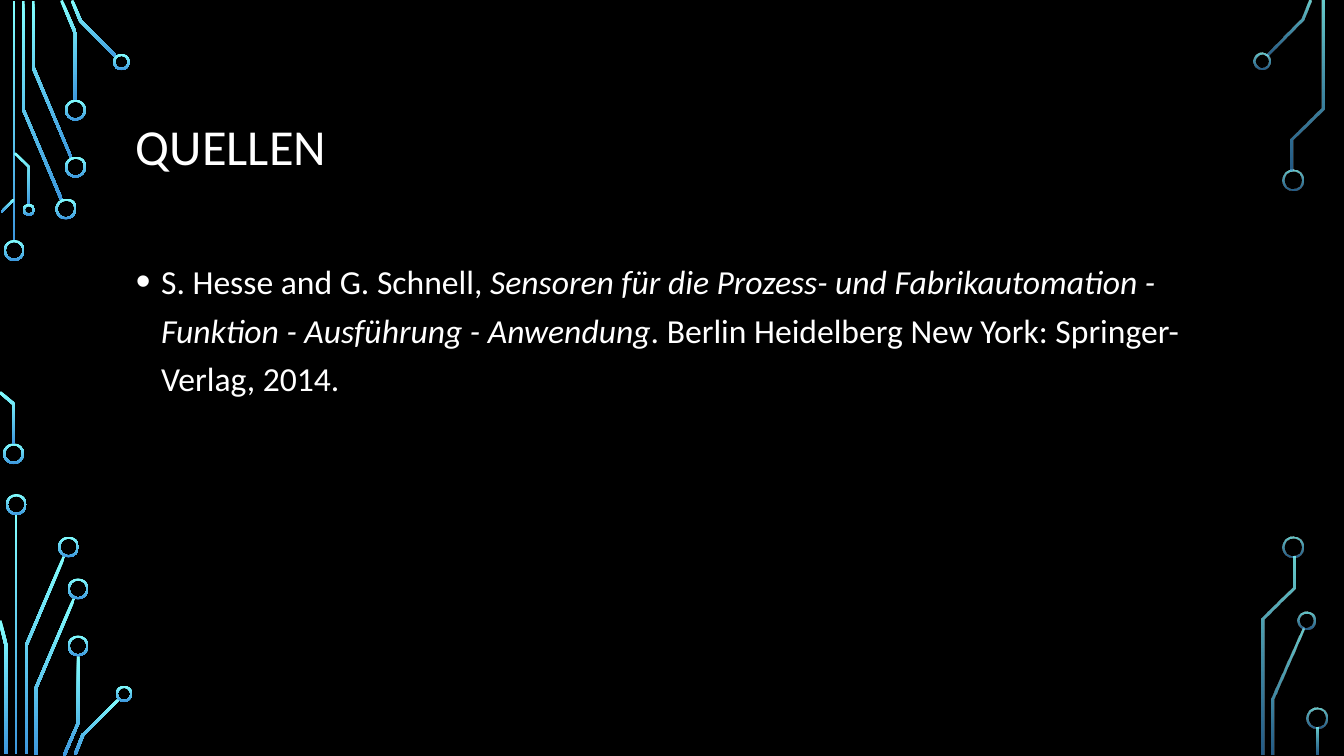
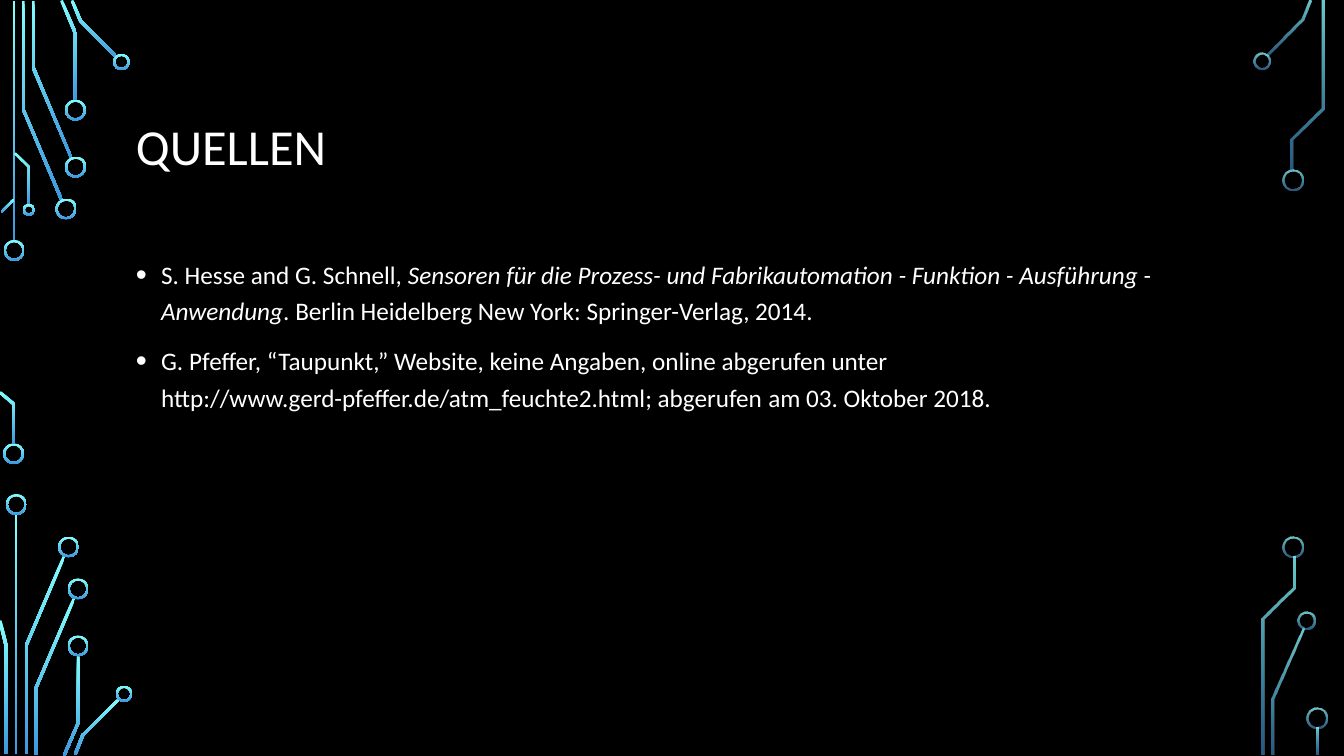
Before and after one commit to AndresMinder/factsheet, a slide deck: slide 13 of LuftfeuchtigkeitssensorenPP.pptx (slide 11 before the commit). Drawn at 1344x756 pixels with LibreOffice and Linux fonts; fonts in the diff are those of the drawing; background and template pictures are left out. Boxes give left, top, right and bottom in pixels: in the first picture for what was removed or moved away, otherwise in the second. Text is boxed around its words. In the diff, an @@ line names an element or a change of style, - is before the commit and + after.

```diff
--- a/LuftfeuchtigkeitssensorenPP.pptx
+++ b/LuftfeuchtigkeitssensorenPP.pptx
@@ text at [161,266,1137,325]: size 24 to 18 pt in "S. Hesse and G. Schnell, Sensoren für ..." @@
@@ text at [161,352,990,412]: paragraph added @@
+• G. Pfeffer, “Taupunkt,” Website, keine Angaben, online abgerufen unter http://www.gerd-pfeffer.de/atm_feuchte2.html; abgerufen am 03. Oktober 2018.
```
Also in this commit, not shown: 2 other slides changed, 4 slides added, 2 slides removed, 1 other file.
